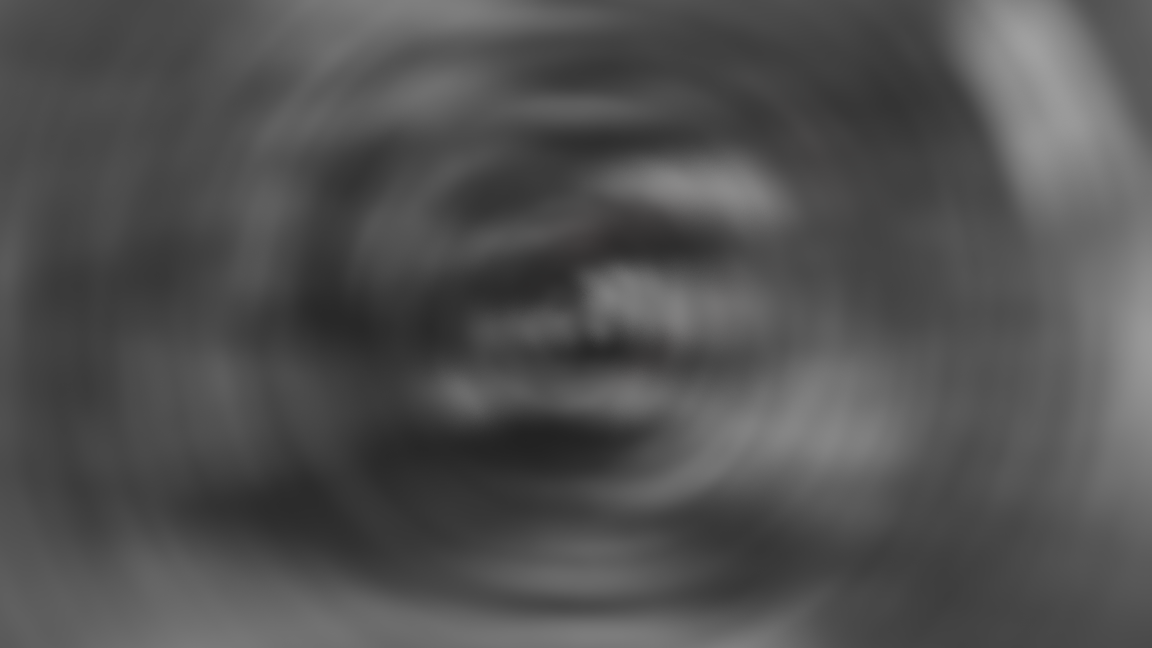
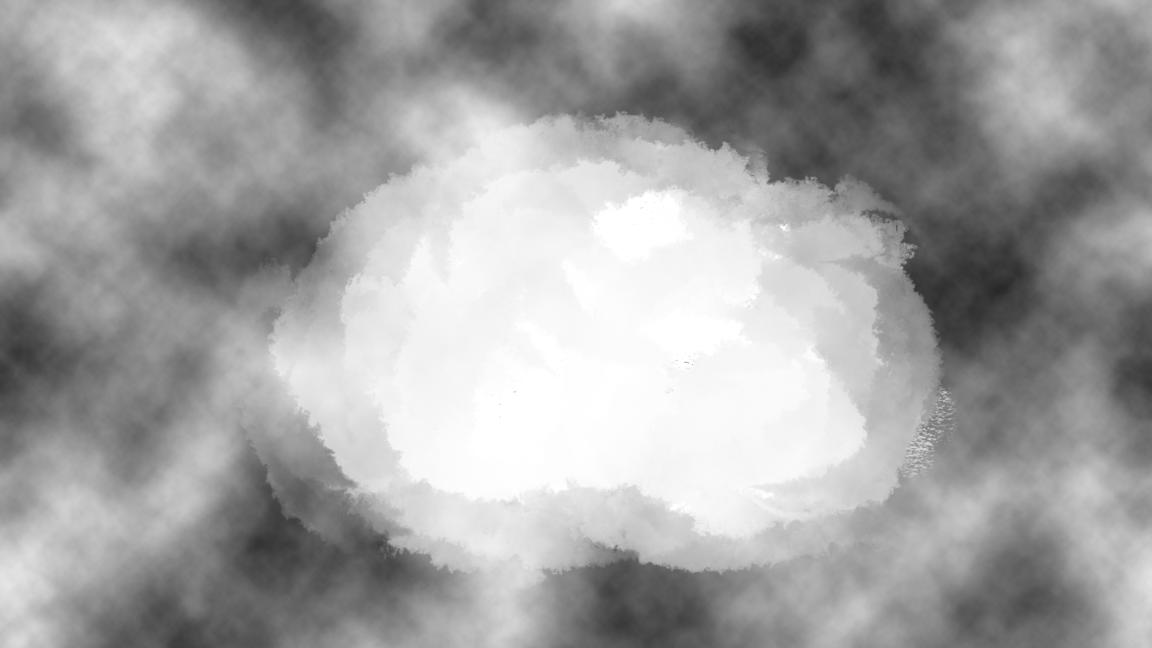
Layers edited between the first and the second 1152px x 648px image:
added layer "Layer 3" above "Layer 4" over [218, 107, 962, 603]
added layer "Layer 4" above "Layer 2" over [0, 0, 1152, 648]
added layer "Layer 2" over [0, 0, 1152, 648]